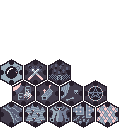
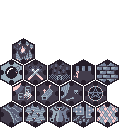
Layered file, before and after one edit (119x128). Changes by layer:
added group "WalkwayTile 15 Folder" with 5 layers in group "Tiles" over [12, 38, 35, 65]
added layer "WalkwayTile 15 Decor 1" in group "WalkwayTile 15 Folder" over [12, 38, 35, 65]
added layer "WalkwayTile 15 Decor 3" in group "WalkwayTile 15 Folder" over [21, 46, 25, 53]
added layer "WalkwayTile 15 Decor 4" in group "WalkwayTile 15 Folder" over [14, 38, 33, 64]
added layer "WalkwayTile 15 Decor 2" in group "WalkwayTile 15 Folder" over [19, 47, 26, 54]
added layer "WalkwayTile 15 Main" in group "WalkwayTile 15 Folder" over [12, 38, 35, 65]
added group "WalkwayTile 14 Folder" with 3 layers in group "Tiles" over [96, 59, 119, 86]
added layer "WalkwayTile 14 Decor 1" in group "WalkwayTile 14 Folder" over [96, 59, 119, 86]
added layer "WalkwayTile 14 Decor 2" in group "WalkwayTile 14 Folder" over [96, 59, 119, 86]
added layer "WalkwayTile 14 Main" in group "WalkwayTile 14 Folder" over [96, 59, 119, 86]
added group "WalkwayTile 13 Folder" with 5 layers in group "Tiles" over [72, 59, 95, 86]
added layer "WalkwayTile 13 Decor 1" in group "WalkwayTile 13 Folder" over [72, 59, 95, 86]
added layer "WalkwayTile 13 Decor 3" in group "WalkwayTile 13 Folder" over [72, 59, 95, 71]
added layer "WalkwayTile 13 Decor 2" in group "WalkwayTile 13 Folder" over [74, 70, 79, 78]
added layer "WalkwayTile 13 Main" in group "WalkwayTile 13 Folder" over [72, 59, 95, 86]
